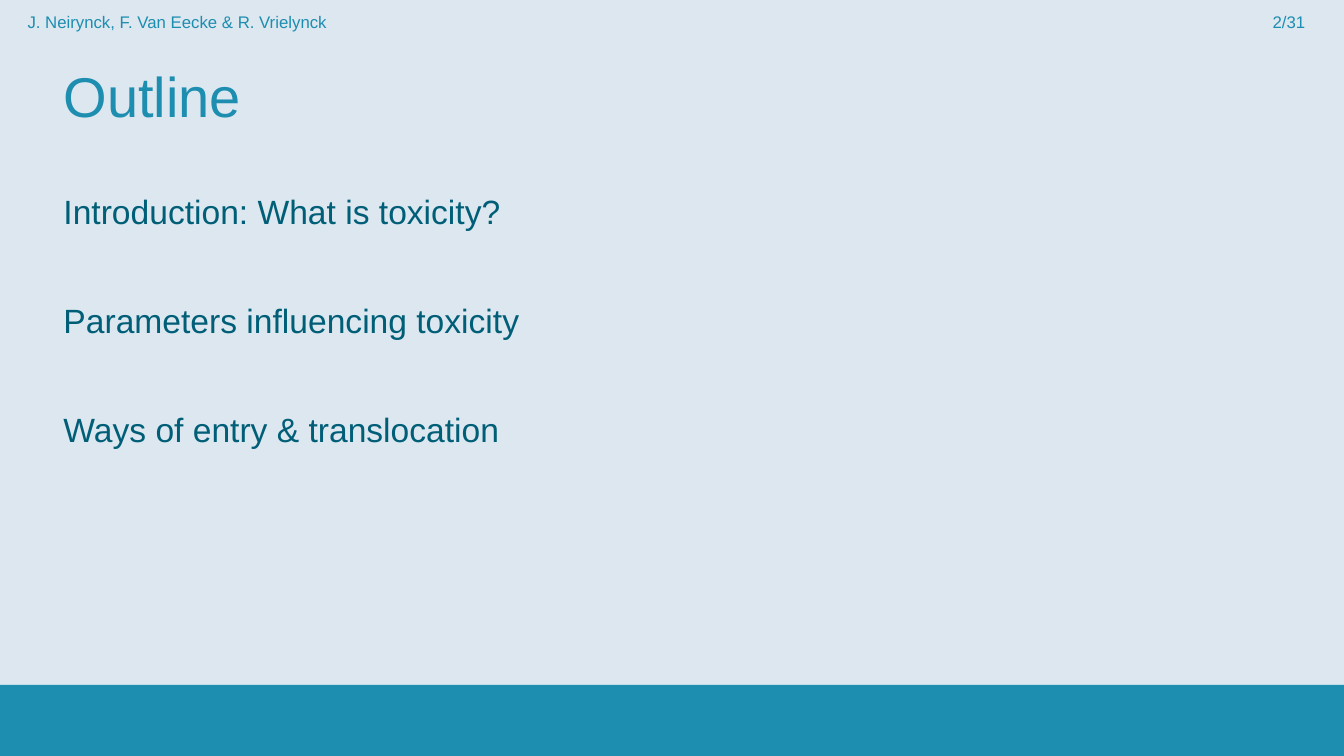
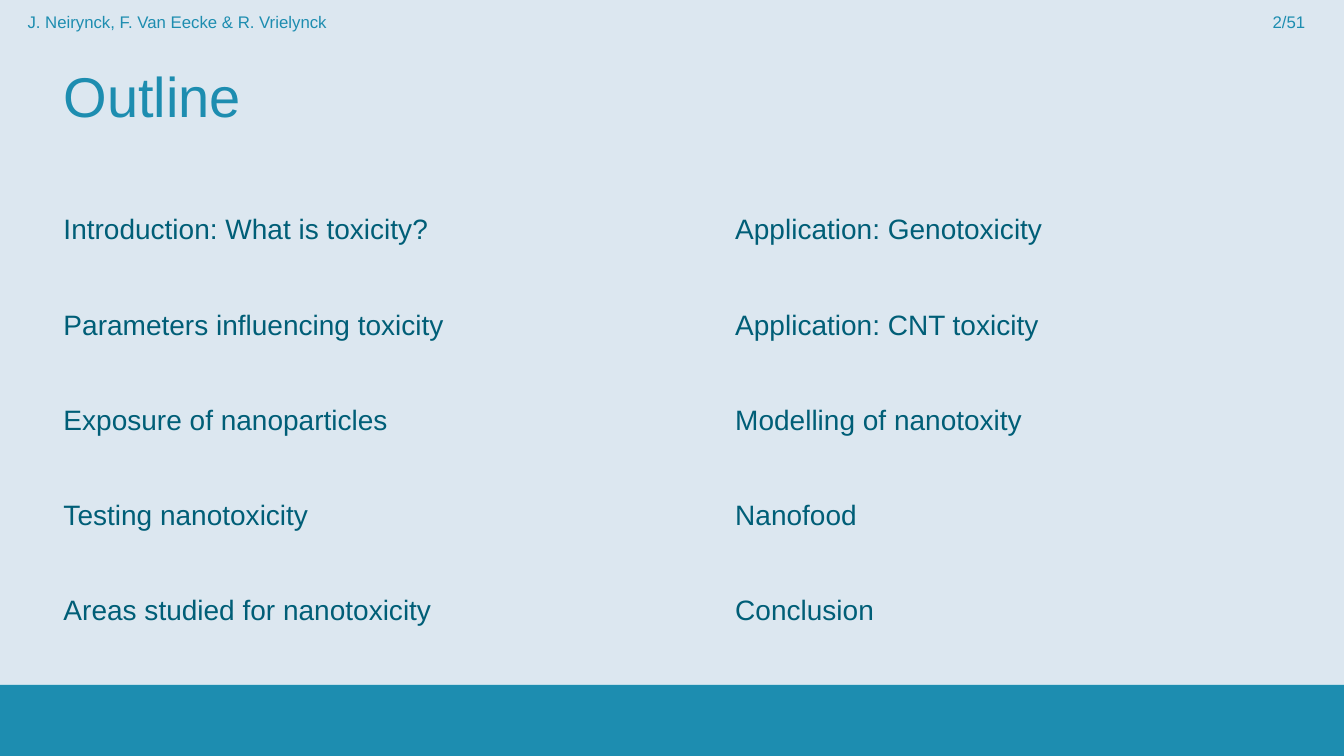
Before and after one commit to FrederikVanEecke/PresentationClusters, a slide deck: slide 2 of NanoparticleToxicity.pptx. Drawn at 1344x756 pixels with LibreOffice and Linux fonts; fonts in the diff are those of the drawing; background and template pictures are left out. Boxes give left, top, right and bottom in pixels: in the first picture for what was removed or moved away, otherwise in the second. Text is boxed around its words. In the diff, an @@ line names an element or a change of style, - is before the commit and + after.

```diff
--- a/NanoparticleToxicity.pptx
+++ b/NanoparticleToxicity.pptx
@@ page number at [1273, 16, 1306, 28]: text changed @@
-2/31
+2/51
@@ text at [63, 218, 444, 340]: size 24 to 20 pt in "Introduction: What is toxicity?", "Parameters influencing toxicity" @@
@@ text "Introduction: What is toxicity?": place and size @@
-text "Introduction: What is toxicity?" at [63, 199, 519, 449]
+text "Introduction: What is toxicity?" at [63, 218, 444, 626]
@@ text added at [735, 218, 1042, 621], 20 pt, text #005E77 @@
+Application: Genotoxicity
+Application: CNT toxicity
+Modelling of nanotoxity
+Nanofood
+Conclusion
@@ text at [63, 409, 431, 626]: text changed; size 24 to 20 pt @@
-Ways of entry & translocation
+Exposure of nanoparticles
+Testing nanotoxicity
+Areas studied for nanotoxicity
```
Also in this commit, not shown: 21 other slides changed, 28 slides added, 2 slides removed.
